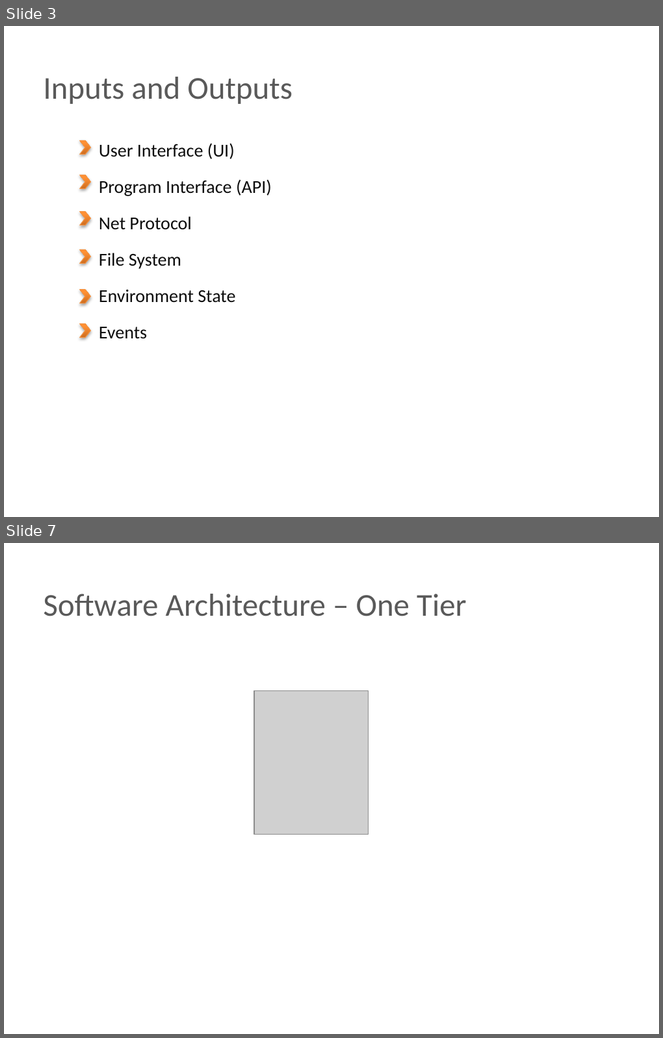
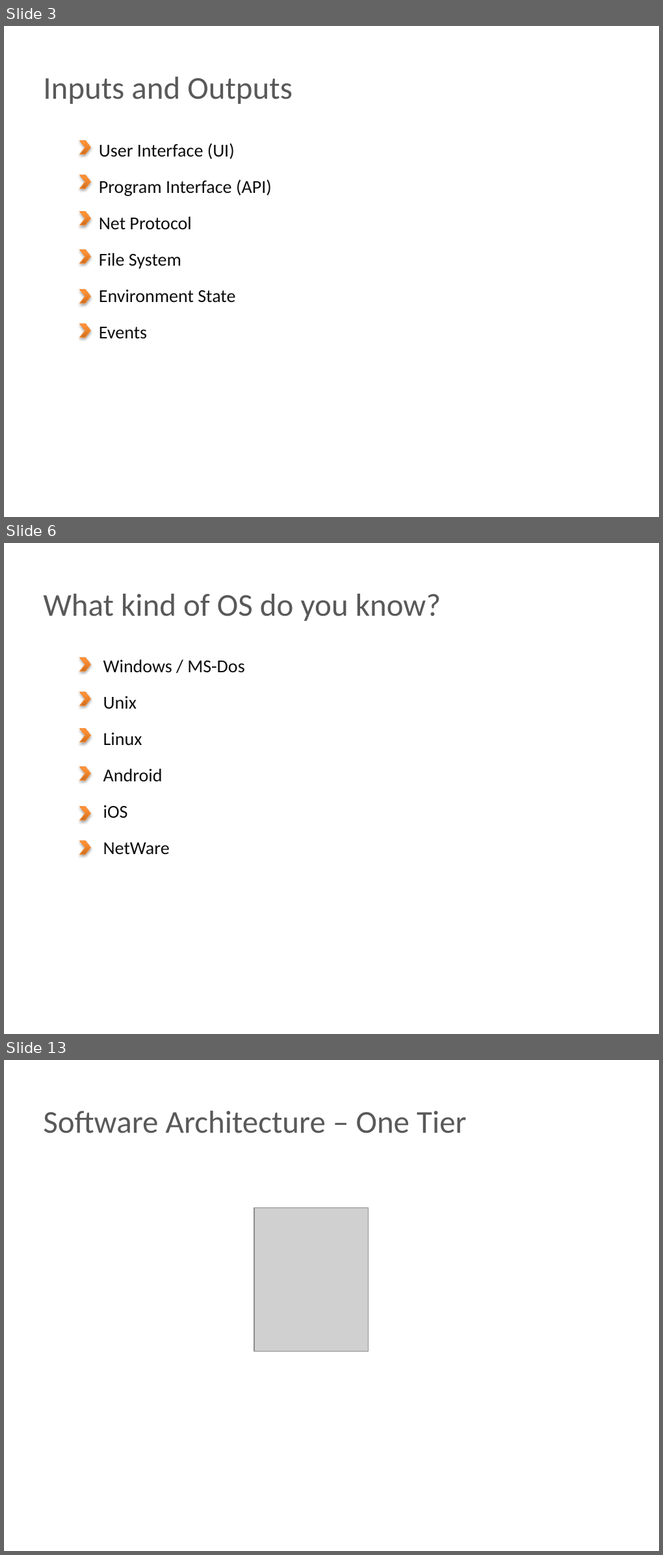
Before and after one commit to BigRacer/swtesting, a slide deck: 1.Introduction_part2/Introduction.pptx. Shown one above the other, each under a label of ours: slides 3 and 7 before the commit, slides 3, 6 and 13 after it; the slides between them are not shown. The pictures are 663x1038 and 663x1555 pixels, drawn with LibreOffice and Linux fonts; fonts in the diff are those of the drawing; grey boxes stand for pictures; background and template pictures are left out. Boxes give left, top, right and bottom in pixels: in the first picture for what was removed or moved away, otherwise in the second. Text is boxed around its words. In the diff, an @@ line names an element or a change of style, - is before the commit and + after.

```diff
--- a/1.Introduction_part2/Introduction.pptx
+++ b/1.Introduction_part2/Introduction.pptx
@@ slide 6 added at (x1=4, y1=543, x2=659, y2=1034), background picture (left out) @@
@@ text added at (x1=43, y1=594, x2=441, y2=621), 35 pt, text #595959 @@
+What kind of OS do you know?
@@ chevron added at (x1=80, y1=657, x2=91, y2=672), fill gradient #CC6E20 to #FF9034 to #FF9136, outline #F69240 0.75 pt @@
@@ text added at (x1=103, y1=659, x2=244, y2=855), 20 pt, text #0D0D0D @@
+Windows / MS-Dos
+Unix
+Linux
+Android
+iOS
+NetWare
@@ chevron added at (x1=80, y1=693, x2=91, y2=706), fill gradient #CC6E20 to #FF9034 to #FF9136, outline #F69240 0.75 pt @@
@@ chevron added at (x1=80, y1=728, x2=91, y2=742), fill gradient #CC6E20 to #FF9034 to #FF9136, outline #F69240 0.75 pt @@
@@ chevron added at (x1=80, y1=767, x2=91, y2=781), fill gradient #CC6E20 to #FF9034 to #FF9136, outline #F69240 0.75 pt @@
@@ chevron added at (x1=80, y1=806, x2=91, y2=820), fill gradient #CC6E20 to #FF9034 to #FF9136, outline #F69240 0.75 pt @@
@@ chevron added at (x1=80, y1=841, x2=91, y2=855), fill gradient #CC6E20 to #FF9034 to #FF9136, outline #F69240 0.75 pt @@
@@ what was slide 7 is now slide 13 @@
```
Also in this commit, not shown: 7 slides changed, 5 other slides added, 3 other files.
